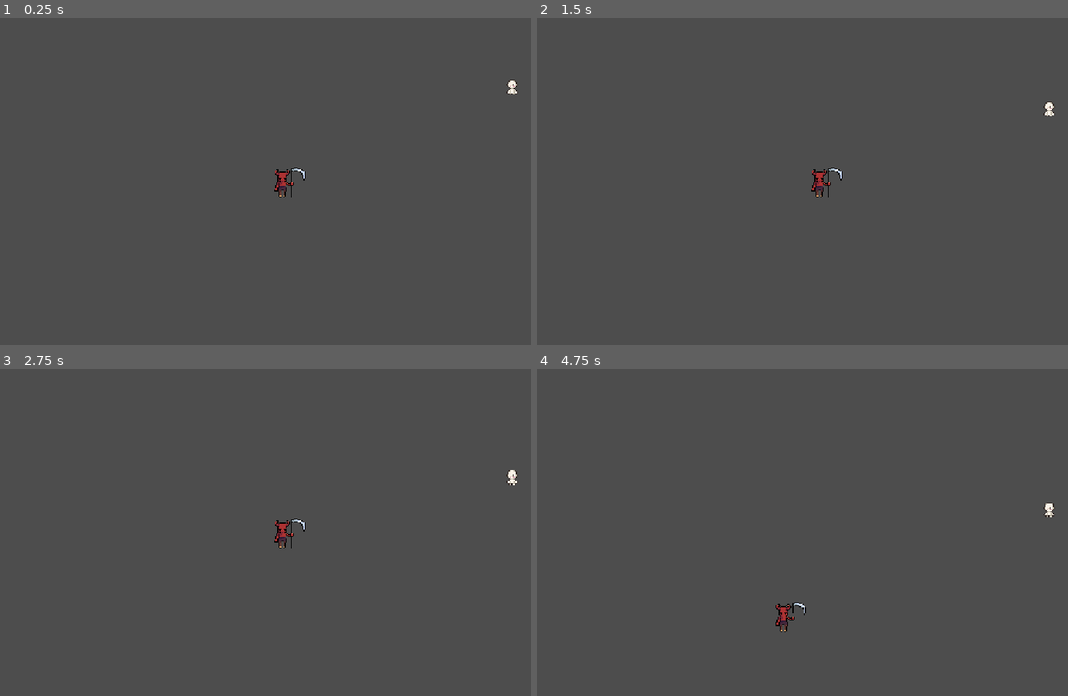
Above: before the commit, frames 1-4 (two rows, left to right).
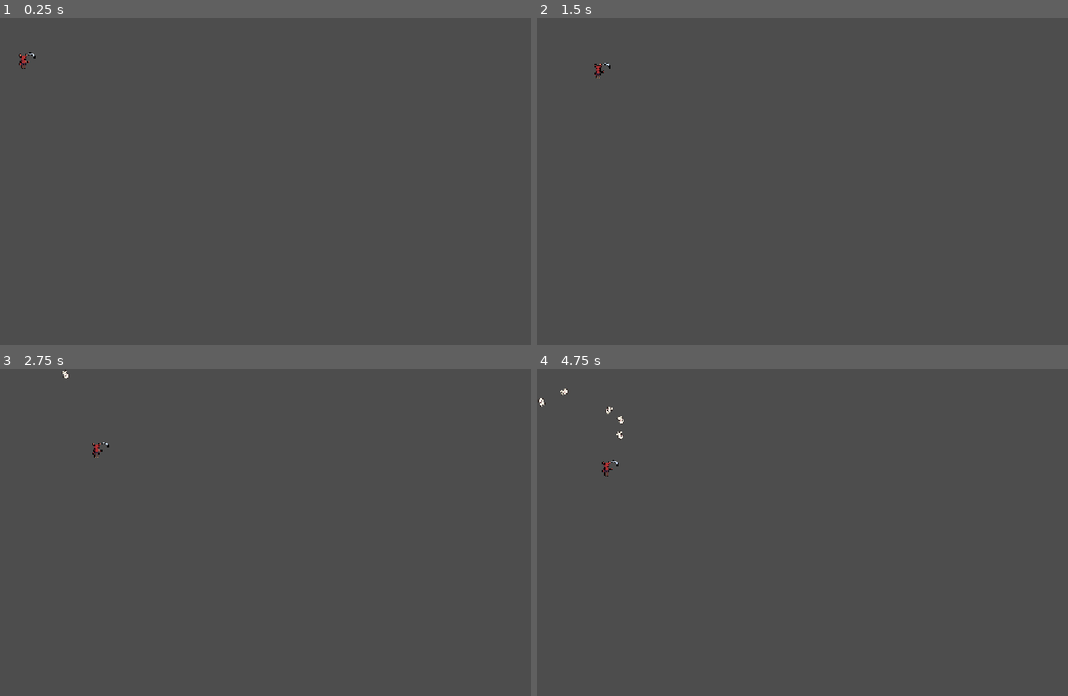
Above: after the commit, the same moments.

Repository: Tybo2020/JuniperGameJam
Game: Godot game, scene res://scenes/main.tscn
Two runs of this game, one before a commit and one after it. Both use one fixed random seed, a clock stepped at 60 frames per second and the inputs below. Before the commit the project starts from res://scenes/game.tscn.
Inputs (mouse positions are in pixels of both pictures, inside the frame that each line leads up to):
- Up to frame 1 (0.25 s): no input
- Up to frame 2 (1.5 s): move the mouse to (956, 165) at 0.52 s; hold D (move_right) 0.53-1.28 s; hold Space (bounce) 0.53-1.28 s; tap Ctrl (halt, bound only after the commit) at 0.8, 1.35 s; move the mouse to (712, 197) at 1.27 s; hold S (move_down) from 1.28 s (still down)
- Up to frame 3 (2.75 s): tap Space (bounce) at 1.55 s; move the mouse to (350, 460) at 2.02 s; release S (move_down) at 2.03 s; hold D (move_right) from 2.03 s (still down); hold Space (bounce) from 2.03 s (still down); tap Ctrl (halt, bound only after the commit) at 2.3 s
- Up to frame 4 (4.75 s): move the mouse to (797, 597) at 2.77 s; release D (move_right) at 2.78 s; release Space (bounce) at 2.78 s; hold W (move_up) 2.78-3.53 s; tap E (charge) at 2.85 s; tap Space (bounce) at 3.05, 4.35 s; move the mouse to (1004, 581) at 3.52 s; hold Ctrl (halt, bound only after the commit) 3.53-4.28 s; hold A (move_left) from 3.53 s (still down); move the mouse to (653, 483) at 4.27 s

The runs differ from the first frame. In frame 1, 0.3% of the frame differs, in the area x 3-98%, y 10-55%; in frame 2, 0.3%; in frame 3, 0.4%; in frame 4, 0.5%, in the area x 0-98%, y 6-81%.

Commit message:
Added enemy spawner, halt button, early game logic
- Added a kill velocity threshold (enemies will be killed if player exceeds that)

- Manual halt button to give player more freedom to move around the arena

- Enemy spawner instantiates mobs randomly across a defined path

Diff:
--- a/project.godot
+++ b/project.godot
@@ -11,7 +11,7 @@
 [application]
 
 config/name="JuniperJam"
-run/main_scene="uid://cd3wht61v6d8x"
+run/main_scene="uid://nno4p6w8325r"
 config/features=PackedStringArray("4.7", "GL Compatibility")
 config/icon="res://icon.svg"
 
@@ -61,6 +61,11 @@
 "events": [Object(InputEventKey,"resource_local_to_scene":false,"resource_name":"","device":-1,"window_id":0,"alt_press …(191 unchanged characters)…
 ]
 }
+halt={
+"deadzone": 0.5,
+"events": [Object(InputEventKey,"resource_local_to_scene":false,"resource_name":"","device":-1,"window_id":0,"alt_pressed":false,"shift_pressed":false,"ctrl_pressed":false,"meta_pressed":false,"pressed":false,"keycode":0,"physical_keycode":4194326,"key_label":0,"unicode":0,"location":0,"echo":false,"script":null)
+]
+}
 
 [layer_names]
 
--- a/scenes/base_enemy.tscn
+++ /dev/null
@@ -1,166 +0,0 @@
-[gd_scene format=3 uid="uid://bx45we0f3xrn3"]
-
-[ext_resource type="Texture2D" uid="uid://s7xrwovv5clb" path="res://assets/16x16 Idle-Sheet.png" id="1_n1jr3"]
-[ext_resource type="Script" uid="uid://bhtqehve4ouyl" path="res://scripts/base_enemy.gd" id="1_sw3va"]
-
-[sub_resource type="AtlasTexture" id="AtlasTexture_sw3va"]
-atlas = ExtResource("1_n1jr3")
-region = Rect2(0, 0, 24, 24)
-
-[sub_resource type="AtlasTexture" id="AtlasTexture_2kb2m"]
-atlas = ExtResource("1_n1jr3")
-region = Rect2(24, 0, 24, 24)
-
-[sub_resource type="AtlasTexture" id="AtlasTexture_kegi0"]
-atlas = ExtResource("1_n1jr3")
-region = Rect2(48, 0, 24, 24)
-
-[sub_resource type="AtlasTexture" id="AtlasTexture_64ljx"]
-atlas = ExtResource("1_n1jr3")
-region = Rect2(72, 0, 24, 24)
-
-[sub_resource type="AtlasTexture" id="AtlasTexture_tonni"]
-atlas = ExtResource("1_n1jr3")
-region = Rect2(0, 24, 24, 24)
-
-[sub_resource type="AtlasTexture" id="AtlasTexture_j4o54"]
-atlas = ExtResource("1_n1jr3")
-region = Rect2(24, 24, 24, 24)
-
-[sub_resource type="AtlasTexture" id="AtlasTexture_0gk8p"]
-atlas = ExtResource("1_n1jr3")
-region = Rect2(48, 24, 24, 24)
-
-[sub_resource type="AtlasTexture" id="AtlasTexture_rffmh"]
-atlas = ExtResource("1_n1jr3")
-region = Rect2(72, 24, 24, 24)
-
-[sub_resource type="AtlasTexture" id="AtlasTexture_hf87f"]
-atlas = ExtResource("1_n1jr3")
-region = Rect2(0, 48, 24, 24)
-
-[sub_resource type="AtlasTexture" id="AtlasTexture_rfapk"]
-atlas = ExtResource("1_n1jr3")
-region = Rect2(24, 48, 24, 24)
-
-[sub_resource type="AtlasTexture" id="AtlasTexture_2rhgx"]
-atlas = ExtResource("1_n1jr3")
-region = Rect2(48, 48, 24, 24)
-
-[sub_resource type="AtlasTexture" id="AtlasTexture_tnr33"]
-atlas = ExtResource("1_n1jr3")
-region = Rect2(72, 48, 24, 24)
-
-[sub_resource type="AtlasTexture" id="AtlasTexture_ojwow"]
-atlas = ExtResource("1_n1jr3")
-region = Rect2(0, 72, 24, 24)
-
-[sub_resource type="AtlasTexture" id="AtlasTexture_bhiks"]
-atlas = ExtResource("1_n1jr3")
-region = Rect2(24, 72, 24, 24)
-
-[sub_resource type="AtlasTexture" id="AtlasTexture_7mhd6"]
-atlas = ExtResource("1_n1jr3")
-region = Rect2(48, 72, 24, 24)
-
-[sub_resource type="AtlasTexture" id="AtlasTexture_iix1n"]
-atlas = ExtResource("1_n1jr3")
-region = Rect2(72, 72, 24, 24)
-
-[sub_resource type="AtlasTexture" id="AtlasTexture_pa6us"]
-atlas = ExtResource("1_n1jr3")
-region = Rect2(0, 96, 24, 24)
-
-[sub_resource type="AtlasTexture" id="AtlasTexture_2ng5u"]
-atlas = ExtResource("1_n1jr3")
-region = Rect2(24, 96, 24, 24)
-
-[sub_resource type="AtlasTexture" id="AtlasTexture_n7k8d"]
-atlas = ExtResource("1_n1jr3")
-region = Rect2(48, 96, 24, 24)
-
-[sub_resource type="AtlasTexture" id="AtlasTexture_in7xy"]
-atlas = ExtResource("1_n1jr3")
-region = Rect2(72, 96, 24, 24)
-
-[sub_resource type="SpriteFrames" id="SpriteFrames_qixts"]
-animations = [{
-"frames": [{
-"duration": 1.0,
-"texture": SubResource("AtlasTexture_sw3va")
-}, {
-"duration": 1.0,
-"texture": SubResource("AtlasTexture_2kb2m")
-}, {
-"duration": 1.0,
-"texture": SubResource("AtlasTexture_kegi0")
-}, {
-"duration": 1.0,
-"texture": SubResource("AtlasTexture_64ljx")
-}, {
-"duration": 1.0,
-"texture": SubResource("AtlasTexture_tonni")
-}, {
-"duration": 1.0,
-"texture": SubResource("AtlasTexture_j4o54")
-}, {
-"duration": 1.0,
-"texture": SubResource("AtlasTexture_0gk8p")
-}, {
-"duration": 1.0,
-"texture": SubResource("AtlasTexture_rffmh")
-}, {
-"duration": 1.0,
-"texture": SubResource("AtlasTexture_hf87f")
-}, {
-"duration": 1.0,
-"texture": SubResource("AtlasTexture_rfapk")
-}, {
-"duration": 1.0,
-"texture": SubResource("AtlasTexture_2rhgx")
-}, {
-"duration": 1.0,
-"texture": SubResource("AtlasTexture_tnr33")
-}, {
-"duration": 1.0,
-"texture": SubResource("AtlasTexture_ojwow")
-}, {
-"duration": 1.0,
-"texture": SubResource("AtlasTexture_bhiks")
-}, {
-"duration": 1.0,
-"texture": SubResource("AtlasTexture_7mhd6")
-}, {
-"duration": 1.0,
-"texture": SubResource("AtlasTexture_iix1n")
-}, {
-"duration": 1.0,
-"texture": SubResource("AtlasTexture_pa6us")
-}, {
-"duration": 1.0,
-"texture": SubResource("AtlasTexture_2ng5u")
-}, {
-"duration": 1.0,
-"texture": SubResource("AtlasTexture_n7k8d")
-}, {
-"duration": 1.0,
-"texture": SubResource("AtlasTexture_in7xy")
-}],
-"loop": 1,
-"name": &"default",
-"speed": 15.0
-}]
-
-[sub_resource type="CircleShape2D" id="CircleShape2D_qixts"]
-
-[node name="BaseEnemy" type="CharacterBody2D" unique_id=1470898494]
-script = ExtResource("1_sw3va")
-
-[node name="AnimatedSprite2D" type="AnimatedSprite2D" parent="." unique_id=1534154471]
-sprite_frames = SubResource("SpriteFrames_qixts")
-frame_progress = 0.33001593
-
-[node name="CollisionShape2D" type="CollisionShape2D" parent="." unique_id=574406664]
-position = Vector2(0, 4)
-scale = Vector2(0.7, 0.7)
-shape = SubResource("CircleShape2D_qixts")
--- /dev/null
+++ b/scenes/enemy.tscn
@@ -0,0 +1,58 @@
+[gd_scene format=3 uid="uid://oa6aqeea0ujp"]
+
+[ext_resource type="Script" uid="uid://c6ftxxxivplna" path="res://scripts/enemy.gd" id="1_md0e3"]
+[ext_resource type="Texture2D" uid="uid://s7xrwovv5clb" path="res://assets/16x16 Idle-Sheet.png" id="2_4ra3w"]
+
+[sub_resource type="AtlasTexture" id="AtlasTexture_5uy6h"]
+atlas = ExtResource("2_4ra3w")
+region = Rect2(0, 0, 24, 24)
+
+[sub_resource type="AtlasTexture" id="AtlasTexture_c4w8v"]
+atlas = ExtResource("2_4ra3w")
+region = Rect2(24, 0, 24, 24)
+
+[sub_resource type="AtlasTexture" id="AtlasTexture_xwavj"]
+atlas = ExtResource("2_4ra3w")
+region = Rect2(72, 0, 24, 24)
+
+[sub_resource type="AtlasTexture" id="AtlasTexture_nenq2"]
+atlas = ExtResource("2_4ra3w")
+region = Rect2(48, 0, 24, 24)
+
+[sub_resource type="SpriteFrames" id="SpriteFrames_6qh5s"]
+animations = [{
+"frames": [{
+"duration": 1.0,
+"texture": SubResource("AtlasTexture_5uy6h")
+}, {
+"duration": 1.0,
+"texture": SubResource("AtlasTexture_c4w8v")
+}, {
+"duration": 1.0,
+"texture": SubResource("AtlasTexture_xwavj")
+}, {
+"duration": 1.0,
+"texture": SubResource("AtlasTexture_nenq2")
+}],
+"loop": 1,
+"name": &"default",
+"speed": 5.0
+}]
+
+[sub_resource type="CircleShape2D" id="CircleShape2D_qixts"]
+
+[node name="Enemy" type="RigidBody2D" unique_id=1553008947]
+collision_layer = 2
+collision_mask = 5
+gravity_scale = 0.0
+script = ExtResource("1_md0e3")
+
+[node name="AnimatedSprite2D" type="AnimatedSprite2D" parent="." unique_id=1131662794]
+sprite_frames = SubResource("SpriteFrames_6qh5s")
+frame = 3
+frame_progress = 0.90665466
+
+[node name="CollisionShape2D" type="CollisionShape2D" parent="." unique_id=1673996467]
+shape = SubResource("CircleShape2D_qixts")
+
+[node name="VisibleOnScreenNotifier2D" type="VisibleOnScreenNotifier2D" parent="." unique_id=1792209745]
--- a/scenes/game.tscn
+++ b/scenes/game.tscn
@@ -1,19 +1,13 @@
 [gd_scene format=3 uid="uid://cd3wht61v6d8x"]
 
 [ext_resource type="PackedScene" uid="uid://c4mb6fm3ritku" path="res://scenes/player.tscn" id="1_uwrxv"]
-[ext_resource type="PackedScene" uid="uid://bx45we0f3xrn3" path="res://scenes/base_enemy.tscn" id="3_lnu2h"]
 
 [sub_resource type="RectangleShape2D" id="RectangleShape2D_3vyb7"]
 size = Vector2(357.398, 24.492)
 
 [node name="Game" type="Node2D" unique_id=1798005338]
 
-[node name="BaseEnemy" parent="." unique_id=1470898494 groups=["enemies"] instance=ExtResource("3_lnu2h")]
-position = Vector2(265, -105)
-collision_layer = 2
-collision_mask = 5
-
-[node name="Player" parent="." unique_id=110377226 groups=["enemies", "player"] instance=ExtResource("1_uwrxv")]
+[node name="Player" parent="." unique_id=1084210836 groups=["enemies", "player"] instance=ExtResource("1_uwrxv")]
 position = Vector2(21, 4)
 rotation = 0.0050099427
 collision_mask = 6
--- /dev/null
+++ b/scenes/main.tscn
@@ -0,0 +1,39 @@
+[gd_scene format=3 uid="uid://nno4p6w8325r"]
+
+[ext_resource type="Script" uid="uid://ib42tpjdna4j" path="res://scripts/main.gd" id="1_o5qli"]
+[ext_resource type="PackedScene" uid="uid://oa6aqeea0ujp" path="res://scenes/enemy.tscn" id="2_0wfyh"]
+[ext_resource type="PackedScene" uid="uid://c4mb6fm3ritku" path="res://scenes/player.tscn" id="3_sugp2"]
+
+[sub_resource type="Curve2D" id="Curve2D_sgp6g"]
+_data = {
+"points": PackedVector2Array(0, 0, 0, 0, 0, 0, 0, 0, 0, 0, 128, 0, 0, 0, 0, 0, 128, 128, 0, 0, 0, 0, 0, 128, 0, 0, 0, 0, 0, 0)
+}
+point_count = 5
+
+[node name="Main" type="Node" unique_id=1844237773]
+script = ExtResource("1_o5qli")
+enemy_scene = ExtResource("2_0wfyh")
+
+[node name="Player" parent="." unique_id=110377226 groups=["player"] instance=ExtResource("3_sugp2")]
+collision_mask = 6
+
+[node name="EnemyTimer" type="Timer" parent="." unique_id=85056071]
+wait_time = 0.5
+
+[node name="ScoreTimer" type="Timer" parent="." unique_id=1958995251]
+
+[node name="StartTimer" type="Timer" parent="." unique_id=1772854286]
+wait_time = 2.0
+one_shot = true
+
+[node name="StartPosition" type="Marker2D" parent="." unique_id=1928083798]
+position = Vector2(54, 85)
+
+[node name="EnemyPath" type="Path2D" parent="." unique_id=1649189852]
+curve = SubResource("Curve2D_sgp6g")
+
+[node name="EnemySpawnLocation" type="PathFollow2D" parent="EnemyPath" unique_id=1819592132]
+
+[connection signal="timeout" from="EnemyTimer" to="." method="_on_enemy_timer_timeout"]
+[connection signal="timeout" from="ScoreTimer" to="." method="_on_score_timer_timeout"]
+[connection signal="timeout" from="StartTimer" to="." method="_on_start_timer_timeout"]
--- a/scripts/base_enemy.gd
+++ /dev/null
@@ -1,36 +0,0 @@
-extends CharacterBody2D
-
-const SPEED = 50
-var player: Node2D = null
-@export var parryWindow: float = 1.0
-
-# Called when the node enters the scene tree for the first time.
-func _ready() -> void:
-	await get_tree().process_frame
-	print("ready function called")
-	# Store reference to player
-	player = get_tree().get_first_node_in_group("player")
-
-	if player == null:
-		print("failed to grab player ")
-
-	print("Player position: ", player.global_position)
-
-
-func _physics_process(_delta: float) -> void:
-	if player:
-		if isParryable():
-			print("parryable")
-		# Calculate direction towards player
-		var direction = global_position.direction_to(player.global_position)
-
-		velocity = direction * SPEED
-		move_and_slide()
-
-func isParryable() -> bool:
-	if player:
-		# Check if player is within bounce range
-		var distance = player.global_position.distance_to(global_position)
-		if distance < 10:
-			return true
-	return false
--- /dev/null
+++ b/scripts/enemy.gd
@@ -0,0 +1,45 @@
+extends RigidBody2D
+const SPEED = 50
+var player: Node2D = null
+var isDying = false
+
+# Called when the node enters the scene tree for the first time.
+func _ready() -> void:
+	var mob_types = Array($AnimatedSprite2D.sprite_frames.get_animation_names())
+	$AnimatedSprite2D.animation = mob_types.pick_random()
+	$AnimatedSprite2D.play()
+
+	add_to_group("enemies")
+	# Store reference to player
+	player = get_tree().get_first_node_in_group("player")
+
+	if player == null:
+		print("failed to grab player ")
+
+	print("Player position: ", player.global_position)
+
+# Called every frame. 'delta' is the elapsed time since the previous frame.
+func _process(delta: float) -> void:
+	pass
+
+func _physics_process(_delta: float) -> void:
+	if player:
+		# Calculate direction towards player
+		var direction = global_position.direction_to(player.global_position)
+		linear_velocity = direction * SPEED
+
+func _on_visible_on_screen_notifier_2d_screen_exited():
+	queue_free()
+
+var is_dying: bool = false
+
+func die() -> void:
+	if is_dying:
+		return
+	is_dying = true
+
+	set_physics_process(false)  # stop chasing the player
+	$CollisionShape2D.set_deferred("disabled", true)  # stop further collisions/bounces
+
+	await get_tree().create_timer(0.5).timeout  # adjust delay as you like
+	queue_free()
--- /dev/null
+++ b/scripts/main.gd
@@ -0,0 +1,53 @@
+# Adapted from Godot's First 2D Game tutorial
+extends Node
+
+@export var enemy_scene: PackedScene
+var score
+
+# Called when the node enters the scene tree for the first time.
+func _ready() -> void:
+	new_game()
+
+# Called every frame. 'delta' is the elapsed time since the previous frame.
+func _process(_delta: float) -> void:
+	pass
+
+func game_over():
+	$ScoreTimer.stop()
+	$EnemyTimer.stop()
+
+func new_game():
+	score = 0
+	$Player.start($StartPosition.position)
+	$StartTimer.start()
+
+func _on_score_timer_timeout():
+	score += 1
+
+func _on_start_timer_timeout():
+	$EnemyTimer.start()
+	$ScoreTimer.start()
+
+func _on_enemy_timer_timeout():
+	# Create new instance of the enemy
+	var enemy = enemy_scene.instantiate()
+
+	# Choose a random location along the Path2D
+	var enemy_spawn_location = $EnemyPath/EnemySpawnLocation
+	enemy_spawn_location.progress_ratio = randf()
+
+	# Set the enemy to a random location
+	enemy.position = enemy_spawn_location.position
+
+	# Set the enemy direction to be perpendicular to the path
+	var direction = enemy_spawn_location.rotation + PI / 2
+
+	direction += randf_range(-PI/4, PI/4)
+	enemy.rotation = direction
+
+	# Set the velocity
+	var velocity = Vector2(randf_range(150.0, 250.0), 0.0)
+	enemy.linear_velocity = velocity.rotated(direction)
+
+	# Spawn the enemy by adding it as a child of the Main scene
+	add_child(enemy)
--- a/scripts/player.gd
+++ b/scripts/player.gd
@@ -3,8 +3,9 @@
 ###### Launch configuration #######
 @export var maxChargeTime: float = 1.0
 @export var minLaunchStrength: float = 50.0
-@export var maxLaunchStrength: float = 500.0
-@export var launchDecay: float = 2.0
+@export var maxLaunchStrength: float = 1000.0
+@export var launchDecay: float = 5
+@export var killVelocityThreshold: float = 800.0
 
 var isCharging: bool = false
 var isLaunched: bool = false
@@ -14,7 +15,7 @@
 ###### Bounce Configuration #######
 @onready var bounceDetector: Area2D = $BounceDetector
 @export var maxBounces: int = 3
-@export var bounceWindowDuration: float = 0.2 # 12 frames at 60fps
+@export var bounceWindowDuration: float = 0.4 # 12 frames at 60fps
 @export var bounceCooldown: float = 0.4
 
 var bounces: int = 0
@@ -22,11 +23,26 @@
 var canBounce: bool = true
 var comboCounter: int = 0
 
-const SPEED = 300.0
+const HALT_SPEED = 1000
+const SPEED = 100.0
+
+signal hit
+
+func _on_body_entered(_body):
+	hide() # Player disappears after being hit.
+	hit.emit()
+	# Must be deferred as we can't change physics properties on a physics callback.
+	$CollisionShape2D.set_deferred("disabled", true)
+
+func start(pos):
+	position = pos
+	show()
+	$CollisionShape2D.disabled = false
+
 func _ready() -> void:
+	hide()
 	# Connect signal so it triggers if an object enters while pressing bounce key
 	bounceDetector.body_entered.connect(_on_bounce_detector_body_entered)
-
 
 func _on_bounce_detector_body_entered(body: Node2D) -> void:
 	if isBouncing:
@@ -34,18 +50,18 @@
 
 func _physics_process(delta: float) -> void:
 
-	## Get the input direction and handle the movement/deceleration.
-	#var input_dir = Input.get_vector("move_left", "move_right", "move_up", "move_down")
-#
-	## Normalize vectors
-	#var direction = input_dir.normalized()
-#
-	#if direction:
-		#velocity.x = direction.x * SPEED
-		#velocity.y = direction.y * SPEED
-	#else:
-		#velocity.x = move_toward(velocity.x, 0, SPEED)
-		#velocity.y = move_toward(velocity.y, 0, SPEED)
+	# Get the input direction and handle the movement/deceleration.
+	var input_dir = Input.get_vector("move_left", "move_right", "move_up", "move_down")
+
+
+	if !isLaunched:
+		# Normalize vectors
+		var direction = input_dir.normalized()
+		if direction:
+			velocity = direction * SPEED
+		else:
+			velocity = velocity.move_toward(Vector2.ZERO, SPEED)
+
 
 	if isCharging:
 		currentChargeTime += delta
@@ -55,10 +71,21 @@
 	var collisionInfo = move_and_collide(velocity * delta)
 	if collisionInfo and isBouncing:
 		executeSuccessfulBounce(collisionInfo.get_collider(), collisionInfo)
+	elif collisionInfo:
+		handleBounce(collisionInfo)
 
 	if isLaunched:
+		# Natural decay every frame
 		velocity = velocity.move_toward(Vector2.ZERO, velocity.length() * (delta / launchDecay))
-		#print("Velocity: ", velocity)
+
+		# Hold "halt" to brake faster
+		if Input.is_action_pressed("halt"):
+			velocity = velocity.move_toward(Vector2.ZERO, HALT_SPEED * delta)
+
+		# Clear launched state once basically stopped
+		if velocity.length_squared() < 5.0:
+			velocity = Vector2.ZERO
+			isLaunched = false
 
 func _input(event):
 	if event.is_action_pressed("charge"):
@@ -78,6 +105,12 @@
 	if bounces > maxBounces:
 		bounces = 0
 		return
+	var obstacle = collision.get_collider()
+
+	if obstacle.is_in_group("enemies"):
+		if velocity.length() >= killVelocityThreshold:
+			obstacle.die()
+			return
 
 	var reflect = collision.get_remainder().bounce(collision.get_normal())
 	## Calculate the bounce direction
@@ -114,15 +147,20 @@
 	# Create a timer for the recovery cooldown penalty
 	# Can decide later if we want to keep a penalty or find another way
 	# to reward the player for timing the bounce successfully
-	await get_tree().create_timer(bounceCooldown).timeout
+	#await get_tree().create_timer(bounceCooldown).timeout
 	canBounce = true
 
-func executeSuccessfulBounce(obstacle: Node2D, collision: KinematicCollision2D = null) -> void:
+func executeSuccessfulBounce(obstacle: Node2D, collision: KinematicCollision2D = null) -> bool:
 	# Close the bounce window on success
 	isBouncing = false
 	print("Successfully timed bounce on: ", obstacle.name)
 
 	# If executed on an enemy, destory it here
+	if obstacle.is_in_group("enemies"):
+		if velocity.length() >= killVelocityThreshold:
+			obstacle.die()
+		else:
+			obstacle.die()
 
 	# Execute the bounce
 	if collision:
@@ -131,3 +169,6 @@
 	comboCounter += 1
 
 	# Update game feel
+	velocity *= 1.2
+
+	return true
Not shown, removed: scripts/base_enemy.gd.uid
Not shown, added: scripts/enemy.gd.uid
Not shown, added: scripts/main.gd.uid
